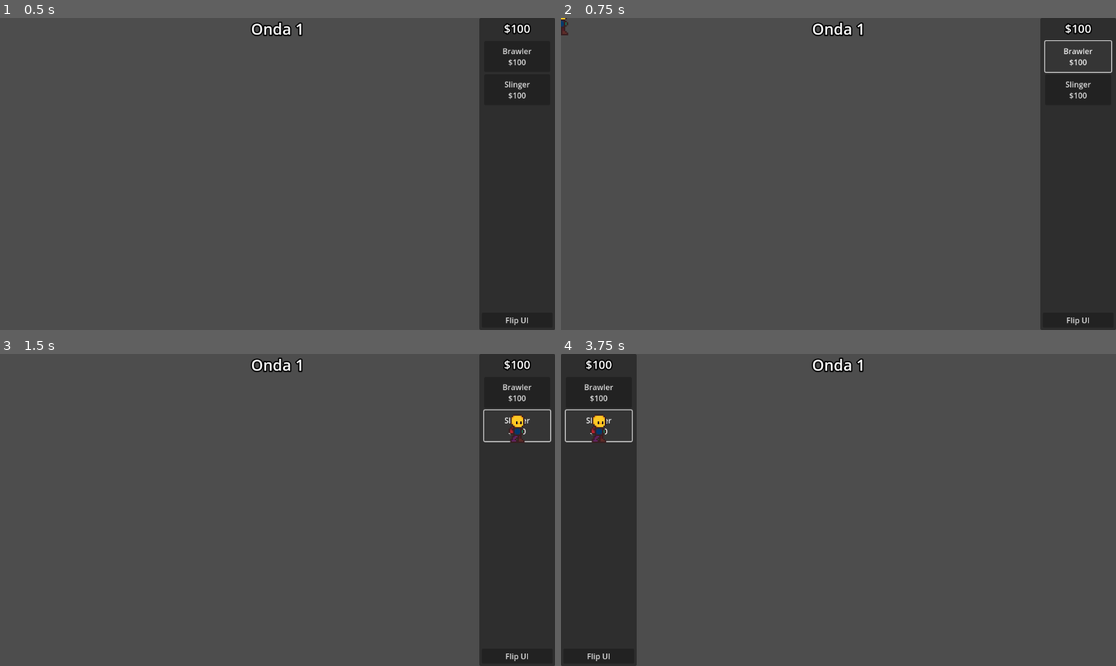
Above: before the commit, frames 1-4 (two rows, left to right).
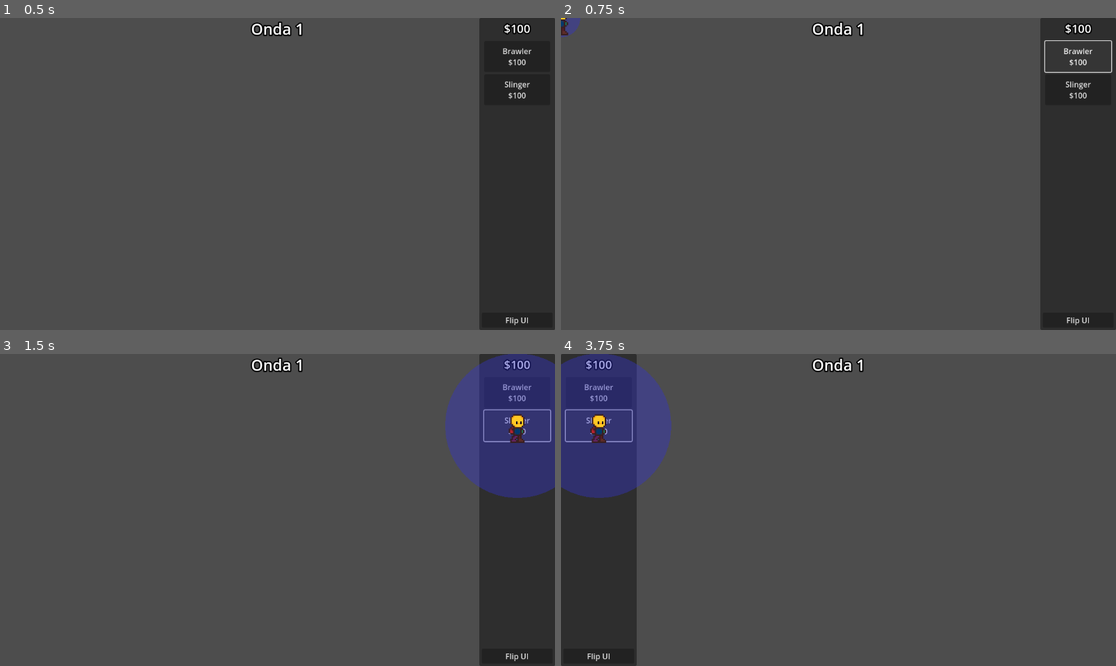
Above: after the commit, the same moments.

Repository: TheSmileyDroid/gunslingers
Game: Godot game, scene res://scenes/maps/test.tscn
Same seed, same stepped clock (60 frames per second), same inputs: the game is played once before the commit and once after it. Before the commit the project has no main scene; this scene is started directly in both runs.
Inputs:
- Up to frame 1 (0.5 s): no input
- Up to frame 2 (0.75 s): click "Brawler $100" at 0.5 s
- Up to frame 3 (1.5 s): click "Slinger $100" at 1.25 s
- Up to frame 4 (3.75 s): click "Flip UI" at 2 s; click "Brawler $100" at 2.75 s; click "Slinger $100" at 3.5 s

Frame 1 is identical in both runs. In frame 2, 0.1% of the frame differs, in the area x 0-4%, y 0-7%; in frame 3, 7.5%; in frame 4, 7.5%, in the area x 0-20%, y 0-47%.

Commit message:
feat: Adiciona novo sistema de colocação de personagens e ajusta componentes de ataque e animação

Diff:
--- a/assets/heroes/base_melee.tres
+++ b/assets/heroes/base_melee.tres
@@ -69,7 +69,7 @@
 }],
 "loop": false,
 "name": &"attack",
-"speed": 5.0
+"speed": 14.0
 }, {
 "frames": [{
 "duration": 1.0,
--- a/components/attack_component.gd
+++ b/components/attack_component.gd
@@ -7,14 +7,8 @@
 
 signal attack_started(character: Character)
 
-var starting_attack: bool = false
-
 func _ready():
 	character = get_parent()
-
-func _process(_delta):
-	if len(character.get_node("DetectionArea").targets) > 0:
-		attack()
 
 
 func get_target():
@@ -44,16 +38,16 @@
 		return nearest
 
 func attack():
-	if len(character.get_node("DetectionArea").targets) == 0 or starting_attack:
+	if len(character.get_node("DetectionArea").targets) == 0:
 		return
 	var current_target = get_target()
-	if is_instance_valid(current_target) and character.get_node("FireRateComponent").is_stopped():
+	if is_instance_valid(current_target):
 		attack_started.emit(character)
 		character.get_node("FireRateComponent").start()
+		finish_attack(current_target)
 
-func finish_attack():
 
-	var current_target = get_target()
+func finish_attack(current_target: Character):
 	if is_instance_valid(current_target):
 		if character.stats.attack_type == CharacterData.AttackType.ranged:
 			var projectile_scene = preload("res://scenes/projectile.tscn")
@@ -66,4 +60,3 @@
 			get_tree().current_scene.add_child(projectile)
 		if character.stats.attack_type == CharacterData.AttackType.melee:
 			current_target.get_node("HealthComponent").take_damage(character.stats.damage, character)
-		starting_attack = false
--- a/components/character_sprite.gd
+++ b/components/character_sprite.gd
@@ -15,7 +15,6 @@
 
 func _on_animation_finished():
     if animation == "attack":
-        character.get_node("AttackComponent").finish_attack()
         play("idle")
 
 func on_enemy_detected(_character: Character):
--- a/components/fire_rate_component.gd
+++ b/components/fire_rate_component.gd
@@ -7,8 +7,10 @@
 func _ready():
 	character = get_parent()
 	character.character_updated.connect(_on_character_updated)
-	one_shot = true
+	autostart = true
 	_on_character_updated()
+	timeout.connect(character.get_node("AttackComponent").attack)
+	start()
 
 func _on_character_updated():
-	wait_time = 1.0 / character.stats.fire_rate
+	wait_time = 10.0 / character.stats.fire_rate
--- a/data/characters/slinger.tres
+++ b/data/characters/slinger.tres
@@ -49,7 +49,7 @@
 }],
 "loop": false,
 "name": &"attack",
-"speed": 5.0
+"speed": 10.0
 }, {
 "frames": [{
 "duration": 1.0,
@@ -75,6 +75,7 @@
 [resource]
 script = ExtResource("1_qwlfq")
 name = "Slinger"
+price = 100
 sprite_frames = SubResource("SpriteFrames_g2bxd")
 health = 100
 max_health = 100
--- /dev/null
+++ b/data/debug.tres
@@ -0,0 +1,4 @@
+[gd_resource type="SystemFont" format=3 uid="uid://4lom1s8s0von"]
+
+[resource]
+font_names = PackedStringArray("OpenDyslexic3", "Monospace")
--- a/project.godot
+++ b/project.godot
@@ -11,6 +11,7 @@
 [application]
 
 config/name="gunslingers"
+run/main_scene="res://scenes/maps/test.tscn"
 config/features=PackedStringArray("4.3", "Forward Plus")
 config/icon="res://icon.svg"
 
@@ -30,6 +31,14 @@
 
 enabled=PackedStringArray()
 
+[input]
+
+debug_mode={
+"deadzone": 0.5,
+"events": [Object(InputEventKey,"resource_local_to_scene":false,"resource_name":"","device":-1,"window_id":0,"alt_pressed":true,"shift_pressed":false,"ctrl_pressed":false,"meta_pressed":false,"pressed":false,"keycode":0,"physical_keycode":68,"key_label":0,"unicode":0,"location":0,"echo":false,"script":null)
+]
+}
+
 [internationalization]
 
 locale/translation_add_builtin_strings_to_pot=true
--- a/scenes/characters/character.gd
+++ b/scenes/characters/character.gd
@@ -18,7 +18,15 @@
 		character_updated.emit(self)
 
 func _physics_process(_delta: float) -> void:
-	pass
+	if GameInstance.debug_mode:
+		queue_redraw()
+
+func _draw() -> void:
+	if GameInstance.debug_mode:
+		var red: float = 1.0 if team == Team.ENEMY else 0.0
+		var blue: float = 1.0 if team == Team.PLAYER else 0.0
+		@warning_ignore("int_as_enum_without_cast")
+		draw_string(GameInstance.debug_font, Vector2(0, -20), stats.name + " - " + name, 0, -1, 12, Color(red, 0.0, blue, 1.0))
 
 func _on_area_entered(_body):
 	pass
--- a/scenes/characters/character.tscn
+++ b/scenes/characters/character.tscn
@@ -43,6 +43,8 @@
 scale = Vector2(3, 3)
 sprite_frames = ExtResource("6_nda5c")
 animation = &"attack"
+frame = 5
+frame_progress = 1.0
 script = ExtResource("7_51r4x")
 
 [node name="DetectionArea" type="Area2D" parent="."]
@@ -64,4 +66,5 @@
 script = ExtResource("9_4je33")
 
 [node name="FireRateComponent" type="Timer" parent="."]
+autostart = true
 script = ExtResource("10_kvcg7")
--- a/scenes/enemies/enemy.tscn
+++ b/scenes/enemies/enemy.tscn
@@ -66,4 +66,5 @@
 [node name="CollisionShape2D" type="CollisionShape2D" parent="CollisionArea"]
 
 [node name="FireRateComponent" type="Timer" parent="."]
+autostart = true
 script = ExtResource("10_o76o2")
--- a/scenes/game_manager.gd
+++ b/scenes/game_manager.gd
@@ -1,10 +1,10 @@
 extends Node
 
-var selected_tower: String = ""
+var selected_character: String = ""
 var level_instance: Map
 
 func _ready():
-	Events.character_drag.connect(on_tower_selected)
+	Events.character_drag.connect(on_character_selected)
 	if get_tree().current_scene is Map:
 		level_instance = get_tree().current_scene
 
@@ -12,26 +12,27 @@
 	get_tree().change_scene("res://scenes/maps/%s.tscn" % level)
 	Events.changed_level.emit(level)
 
-func on_tower_selected(tower_id: String) -> void:
-	selected_tower = tower_id
+func on_character_selected(character_id: String) -> void:
+	selected_character = character_id
 
 func _unhandled_input(event):
-	if event is InputEventMouseButton and selected_tower != "":
+	if event is InputEventMouseButton and selected_character != "":
 		if event.button_index == MOUSE_BUTTON_LEFT and event.pressed:
-			spawn_character(selected_tower, get_viewport().get_mouse_position())
+			spawn_character(selected_character, get_viewport().get_mouse_position())
 		elif event.button_index == MOUSE_BUTTON_RIGHT and event.pressed:
-			selected_tower = ""
+			selected_character = ""
 			Events.character_drag.emit("")
 
 
 func spawn_character(character_id: String, position: Vector2):
-	#TODO: Check if is occupied
+	if len(level_instance.placer.overlapping) > 0:
+		return
 	var character = preload("res://scenes/characters/character.tscn").instantiate()
 	character.stats = load("res://data/characters/%s.tres" % character_id).duplicate()
 	character.position = position
 	level_instance.add_child(character)
 	Events.buy_character.emit(character_id)
-	selected_tower = ""
+	selected_character = ""
 	Events.character_drag.emit("")
 
 
--- a/scenes/maps/map.gd
+++ b/scenes/maps/map.gd
@@ -9,7 +9,8 @@
         Events.cash_changed.emit(cash)
 @export var lives: int
 
-var placer: Sprite2D
+var placer: Node2D
+var dragging_character_data: CharacterData
 
 func _ready() -> void:
     cash = map_data.initial_cash
@@ -18,10 +19,8 @@
     Events.received_reward.connect(on_received_reward)
     Events.character_drag.connect(on_character_drag)
     Events.buy_character.connect(on_buy_character)
-    placer = Sprite2D.new()
+    placer = preload("res://scenes/placer.tscn").instantiate()
     placer.visible = false
-    placer.scale.x = 3
-    placer.scale.y = 3
     add_child(placer)
 
 func spawn_wave() -> void:
@@ -39,9 +38,11 @@
 
 func on_character_drag(character_type: String):
     if character_type != "":
-        var character_data: CharacterData = load("res://data/characters/%s.tres" % character_type)
-        var texture = character_data.sprite_frames.get_frame_texture("idle", 0)
-        placer.texture = texture
+        dragging_character_data = load("res://data/characters/%s.tres" % character_type)
+        var texture = dragging_character_data.sprite_frames.get_frame_texture("idle", 0)
+        placer.get_node("Sprite2D").texture = texture
+        placer.get_node("Area2D/CollisionShape2D").shape.radius = dragging_character_data.size * 10
+        placer.attack_range = dragging_character_data.attack_range
         placer.visible = true
     else:
         placer.visible = false
--- /dev/null
+++ b/scenes/placer.gd
@@ -0,0 +1,33 @@
+extends Node2D
+class_name Placer
+
+var attack_range: int = 0
+
+var overlapping: Array[Character] = []
+
+func _ready() -> void:
+	$Area2D.area_entered.connect(_on_area_entered)
+	$Area2D.area_exited.connect(_on_area_exited)
+
+func _physics_process(_delta: float) -> void:
+	if visible:
+		queue_redraw()
+
+func _draw() -> void:
+	draw_circle(Vector2.ZERO, attack_range, Color(0.2, 0.2, 0.8, 0.4))
+
+func _on_area_entered(area):
+	if area is CollisionArea:
+		overlapping.append(area.character)
+	if len(overlapping) > 0:
+		modulate = Color(8, 1, 1, 1)
+	else:
+		modulate = Color(1, 1, 1, 1)
+
+func _on_area_exited(area):
+	if area is CollisionArea:
+		overlapping.erase(area.character)
+	if len(overlapping) > 0:
+		modulate = Color(8, 1, 1, 1)
+	else:
+		modulate = Color(1, 1, 1, 1)
--- /dev/null
+++ b/scenes/placer.tscn
@@ -0,0 +1,23 @@
+[gd_scene load_steps=5 format=3 uid="uid://3rnc8243n5ed"]
+
+[ext_resource type="Texture2D" uid="uid://suybrf3ift1b" path="res://assets/heroes/base.png" id="1_p4r4t"]
+[ext_resource type="Script" path="res://scenes/placer.gd" id="1_p7u8u"]
+
+[sub_resource type="CircleShape2D" id="CircleShape2D_m7w4f"]
+radius = 20.0
+
+[sub_resource type="AtlasTexture" id="AtlasTexture_kcdcv"]
+atlas = ExtResource("1_p4r4t")
+region = Rect2(6, 4, 11, 20)
+
+[node name="Placer" type="Node2D"]
+script = ExtResource("1_p7u8u")
+
+[node name="Area2D" type="Area2D" parent="."]
+
+[node name="CollisionShape2D" type="CollisionShape2D" parent="Area2D"]
+shape = SubResource("CircleShape2D_m7w4f")
+
+[node name="Sprite2D" type="Sprite2D" parent="."]
+scale = Vector2(3, 3)
+texture = SubResource("AtlasTexture_kcdcv")
--- a/scripts/global/game_instance.gd
+++ b/scripts/global/game_instance.gd
@@ -2,32 +2,37 @@
 
 var save_data: SaveData
 
+var debug_mode: bool = false
+var debug_font: Font = load("res://data/debug.tres")
+
 func _ready():
-    save_data = load_game()
-    if not save_data:
-        save_data = SaveData.new()
-        save_data.name = "Player"
-        save_data.current_level = "test"
-        save_data.money = 0
-        save_data.time_played = 0.0
-        save_game()
-
-    Events.save_game.connect(save_game)
-    Events.load_game.connect(load_game)
+	save_data = load_game()
+	if not save_data:
+		save_data = SaveData.new()
+		save_data.name = "Player"
+		save_data.current_level = "test"
+		save_data.money = 0
+		save_data.time_played = 0.0
+		save_game()
+	Events.save_game.connect(save_game)
+	Events.load_game.connect(load_game)
 
 func save_game(save_name: String = "savegame") -> void:
-    var error := ResourceSaver.save(save_data, "user://%s.res" % save_name)
-    if error != OK:
-        print("Error saving game: ", error)
-    else:
-        print("Game saved")
+	var error := ResourceSaver.save(save_data, "user://%s.res" % save_name)
+	if error != OK:
+		print("Error saving game: ", error)
+	else:
+		print("Game saved")
 
 func load_game(save_name: String = "savegame") -> SaveData:
-    var save = load("user://%s.res" % save_name)
-    if save:
-        save_data = save
-        print("Game loaded")
-        return save_data
-    else:
-        print("No save file found")
-        return null
+	var save = load("user://%s.res" % save_name)
+	if save:
+		save_data = save
+		print("Game loaded")
+		return save_data
+	else:
+		print("No save file found")
+		return null
+func _input(event: InputEvent) -> void:
+	if event.is_action_pressed("debug_mode"):
+		debug_mode = !debug_mode
